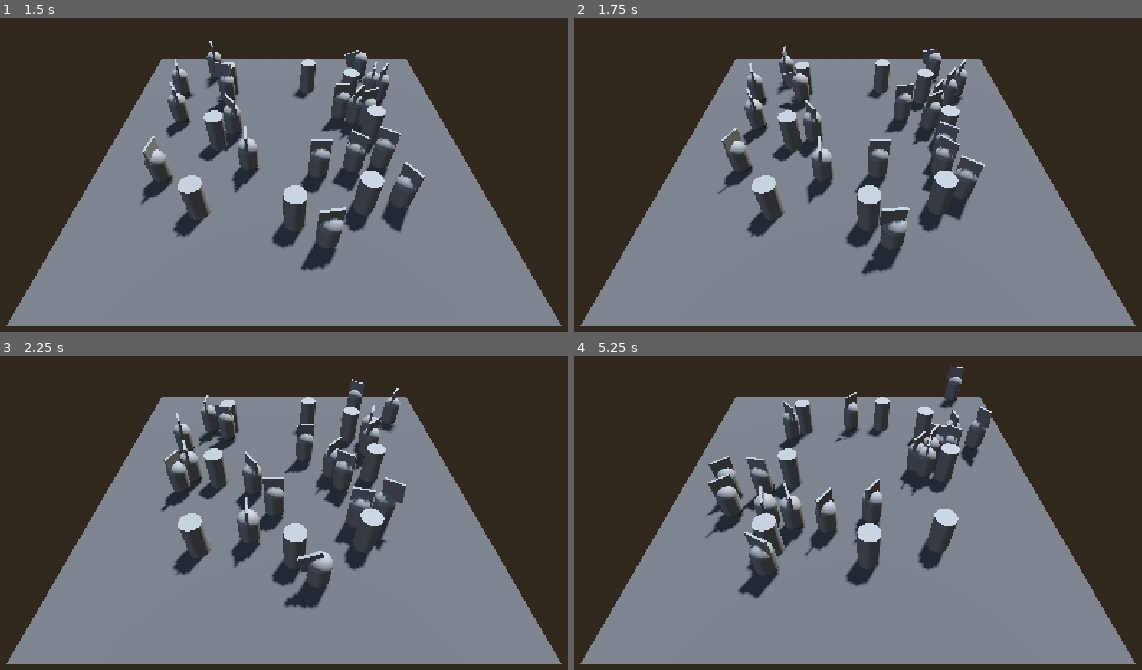
Above: before the commit, frames 1-4 (two rows, left to right).
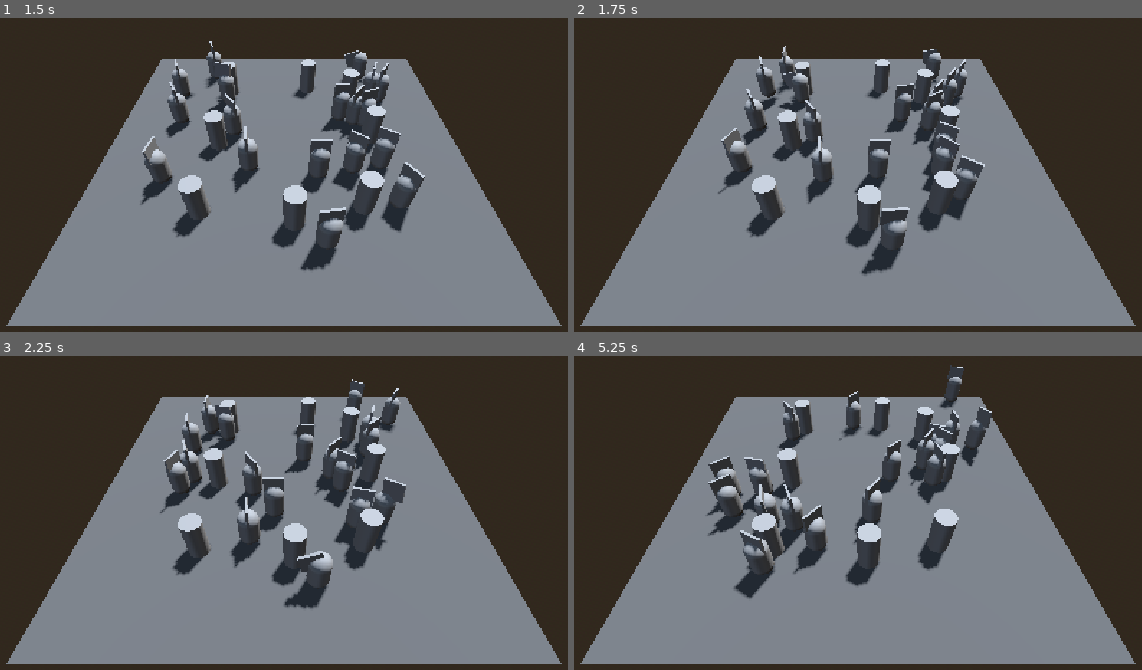
Above: after the commit, the same moments.

Repository: Flogah/chimera
Game: Godot game, scene res://scenes/test_areas/test_npc_ai.tscn
Same seed, same stepped clock (60 frames per second), same inputs: the game is played once before the commit and once after it. The project has no main scene, so this scene is started directly.
Inputs:
- Up to frame 1 (1.5 s): no input
- Up to frame 2 (1.75 s): no input
- Up to frame 3 (2.25 s): no input
- Up to frame 4 (5.25 s): no input

Frame 1 is identical in both runs. In frame 2, 0.5% of the frame differs, in the area x 30-36%, y 12-32%; in frame 3, 0.4%; in frame 4, 3.2%, in the area x 23-69%, y 11-78%.

Commit message:
added hit and hurtboxes with example implementation

Diff:
--- a/godot-chimera/scenes/test_areas/agent.gd
+++ b/godot-chimera/scenes/test_areas/agent.gd
@@ -1,7 +1,34 @@
 extends CharacterBody3D
 
 @onready var nav_agent: NavigationAgent3D = %NavigationAgent3D
+@onready var hurt_box: HurtBox = %HurtBox
+@onready var hit_box: HitBox = %HitBox
 
 var has_target: bool = false
 var target_pos: Vector3
 var speed: float = 3.0
+
+func _ready() -> void:
+	hurt_box.hit_received.connect(get_hurt)
+	hit_box.hit.connect(hit_something)
+
+func _physics_process(delta: float) -> void:
+	if !is_on_floor():
+		velocity.y -= 9.8
+
+func get_hurt(hitbox: HitBox):
+	if hitbox == hit_box:
+		return
+
+	var blast_dir:Vector3 = (hitbox.global_position - global_position).normalized()
+	blast_dir.y = 0.5
+
+	velocity = blast_dir.normalized() * 50.0
+
+	print(name + ": I have been hurt!")
+
+func hit_something(hurtbox: HurtBox):
+	if hurtbox == hurt_box:
+		return
+
+	print(name + ": I hit something!")
--- a/godot-chimera/scenes/test_areas/agent.tscn
+++ b/godot-chimera/scenes/test_areas/agent.tscn
@@ -2,14 +2,19 @@
 
 [ext_resource type="Script" uid="uid://bfhchdtowsdjx" path="res://scenes/test_areas/agent.gd" id="1_m1f6j"]
 [ext_resource type="Script" uid="uid://dyhj68uu5cf1y" path="res://scripts/state_machine/state_machine.gd" id="2_es3lf"]
+[ext_resource type="Script" uid="uid://cyn4iinfemcdq" path="res://scripts/hitbox/hitbox.gd" id="2_o3lxc"]
 [ext_resource type="Script" uid="uid://bikdfogaquedb" path="res://scripts/state_machine/states/idle.gd" id="3_we4hy"]
 [ext_resource type="Script" uid="uid://t1iltwrh3vih" path="res://scripts/state_machine/states/random_walk.gd" id="4_es3lf"]
 [ext_resource type="Script" uid="uid://bbnhtix0c3xu1" path="res://scripts/state_machine/states/attack.gd" id="5_we4hy"]
+[ext_resource type="Script" uid="uid://br33q50bl3mxq" path="res://scripts/hitbox/hurtbox.gd" id="7_bhxjw"]
 
 [sub_resource type="CapsuleMesh" id="CapsuleMesh_ifpyu"]
 
 [sub_resource type="BoxMesh" id="BoxMesh_m1f6j"]
 size = Vector3(0.11743164, 1, 1)
+
+[sub_resource type="BoxShape3D" id="BoxShape3D_ifpyu"]
+size = Vector3(0.5722656, 2.6103516, 1)
 
 [sub_resource type="CapsuleShape3D" id="CapsuleShape3D_ifpyu"]
 
@@ -18,7 +23,7 @@
 tracks/0/type = "value"
 tracks/0/imported = false
 tracks/0/enabled = true
-tracks/0/path = NodePath("../../MeshInstance3D2:position")
+tracks/0/path = NodePath("../../Weapon:position")
 tracks/0/interp = 1
 tracks/0/loop_wrap = true
 tracks/0/keys = {
@@ -30,14 +35,26 @@
 tracks/1/type = "value"
 tracks/1/imported = false
 tracks/1/enabled = true
-tracks/1/path = NodePath("../../MeshInstance3D2:rotation")
+tracks/1/path = NodePath("../../Weapon:rotation")
 tracks/1/interp = 1
 tracks/1/loop_wrap = true
 tracks/1/keys = {
+"times": PackedFloat32Array(0, 0.033333335),
+"transitions": PackedFloat32Array(1, 1),
+"update": 0,
+"values": [Vector3(0, 0, 0), Vector3(0, 0, 0)]
+}
+tracks/2/type = "value"
+tracks/2/imported = false
+tracks/2/enabled = true
+tracks/2/path = NodePath("../../Weapon/HitBox/CollisionShape3D:disabled")
+tracks/2/interp = 1
+tracks/2/loop_wrap = true
+tracks/2/keys = {
 "times": PackedFloat32Array(0),
 "transitions": PackedFloat32Array(1),
-"update": 0,
-"values": [Vector3(0, 0, 0)]
+"update": 1,
+"values": [true]
 }
 
 [sub_resource type="Animation" id="Animation_o3lxc"]
@@ -45,7 +62,7 @@
 tracks/0/type = "value"
 tracks/0/imported = false
 tracks/0/enabled = true
-tracks/0/path = NodePath("../../MeshInstance3D2:position")
+tracks/0/path = NodePath("../../Weapon:position")
 tracks/0/interp = 1
 tracks/0/loop_wrap = true
 tracks/0/keys = {
@@ -57,7 +74,7 @@
 tracks/1/type = "value"
 tracks/1/imported = false
 tracks/1/enabled = true
-tracks/1/path = NodePath("../../MeshInstance3D2:rotation")
+tracks/1/path = NodePath("../../Weapon:rotation")
 tracks/1/interp = 1
 tracks/1/loop_wrap = true
 tracks/1/keys = {
@@ -66,6 +83,18 @@
 "update": 0,
 "values": [Vector3(0, 0, 0), Vector3(-0.17770098, 0, 0), Vector3(1.9360632, 0, 0), Vector3(1.5707964, 0, 0)]
 }
+tracks/2/type = "value"
+tracks/2/imported = false
+tracks/2/enabled = true
+tracks/2/path = NodePath("../../Weapon/HitBox/CollisionShape3D:disabled")
+tracks/2/interp = 1
+tracks/2/loop_wrap = true
+tracks/2/keys = {
+"times": PackedFloat32Array(0.3, 0.42),
+"transitions": PackedFloat32Array(1, 1),
+"update": 1,
+"values": [false, true]
+}
 
 [sub_resource type="AnimationLibrary" id="AnimationLibrary_bhxjw"]
 _data = {
@@ -73,17 +102,29 @@
 &"attack": SubResource("Animation_o3lxc")
 }
 
+[sub_resource type="CapsuleShape3D" id="CapsuleShape3D_o3lxc"]
+
 [node name="Agent" type="CharacterBody3D" unique_id=623580250]
 collision_layer = 2
 script = ExtResource("1_m1f6j")
 
-[node name="MeshInstance3D" type="MeshInstance3D" parent="." unique_id=602430447]
+[node name="Body" type="MeshInstance3D" parent="." unique_id=602430447]
 transform = Transform3D(1, 0, 0, 0, 1, 0, 0, 0, 1, 0, 1, 0)
 mesh = SubResource("CapsuleMesh_ifpyu")
 
-[node name="MeshInstance3D2" type="MeshInstance3D" parent="." unique_id=1582263931]
+[node name="Weapon" type="MeshInstance3D" parent="." unique_id=1582263931]
 transform = Transform3D(1, 0, 0, 0, 1, 0, 0, 0, 1, 0, 2, 0)
 mesh = SubResource("BoxMesh_m1f6j")
+
+[node name="HitBox" type="Area3D" parent="Weapon" unique_id=1659992305]
+unique_name_in_owner = true
+script = ExtResource("2_o3lxc")
+metadata/_custom_type_script = "uid://cyn4iinfemcdq"
+
+[node name="CollisionShape3D" type="CollisionShape3D" parent="Weapon/HitBox" unique_id=1443102273]
+transform = Transform3D(1, 0, 0, 0, 1, 0, 0, 0, 1, 0, 0.8051758, 0)
+shape = SubResource("BoxShape3D_ifpyu")
+disabled = true
 
 [node name="CollisionShape3D" type="CollisionShape3D" parent="." unique_id=1361823161]
 transform = Transform3D(1, 0, 0, 0, 1, 0, 0, 0, 1, 0, 1, 0)
@@ -125,4 +166,13 @@
 unique_name_in_owner = true
 libraries/ = SubResource("AnimationLibrary_bhxjw")
 
+[node name="HurtBox" type="Area3D" parent="." unique_id=69552363]
+unique_name_in_owner = true
+script = ExtResource("7_bhxjw")
+metadata/_custom_type_script = "uid://br33q50bl3mxq"
+
+[node name="CollisionShape3D2" type="CollisionShape3D" parent="HurtBox" unique_id=763628221]
+transform = Transform3D(1, 0, 0, 0, 1, 0, 0, 0, 1, 0, 1, 0)
+shape = SubResource("CapsuleShape3D_o3lxc")
+
 [connection signal="timeout" from="StateMachine/RandomWalk/randomTimer" to="StateMachine/RandomWalk" method="randomize_target_position"]
--- /dev/null
+++ b/godot-chimera/scripts/hitbox/hitbox.gd
@@ -0,0 +1,39 @@
+class_name HitBox extends Area3D
+
+signal hit(hurtbox: HurtBox)
+
+# this should be extracted from a data sheet of some kind
+@export var damage: float = 10.0
+
+# if the hit should only hit the first target
+@export var one_shot: bool = false
+
+# so we don't need to register hits twice
+var already_hit: Array[HurtBox] = []
+
+func _init() -> void:
+	# hitboxes can't be hurt
+	monitoring = true
+	monitorable = false
+	area_entered.connect(_on_hit_detected)
+
+func _on_hit_detected(area: Area3D):
+	if not area is HurtBox:
+		return
+
+	var hurtbox = area as HurtBox
+
+	if (already_hit.size() > 0 and one_shot) or already_hit.has(hurtbox) or hurtbox.is_invincible:
+		return
+
+	already_hit.append(hurtbox)
+	hit.emit(hurtbox)
+	hurtbox.take_hit(self)
+
+func has_hit() -> bool:
+	if already_hit.size() > 0:
+		return true
+	return false
+
+func reset() -> void:
+	already_hit = []
--- /dev/null
+++ b/godot-chimera/scripts/hitbox/hurtbox.gd
@@ -0,0 +1,16 @@
+class_name HurtBox extends Area3D
+
+signal hit_received(hitbox: HitBox)
+
+@export var is_invincible: bool
+
+func _init() -> void:
+	# hurtboxes can't hit
+	monitoring = false
+	monitorable = true
+
+func take_hit(hitbox: HitBox) -> void:
+	if is_invincible:
+		return
+
+	hit_received.emit(hitbox)
Not shown, added: godot-chimera/scripts/hitbox/hitbox.gd.uid
Not shown, added: godot-chimera/scripts/hitbox/hurtbox.gd.uid
